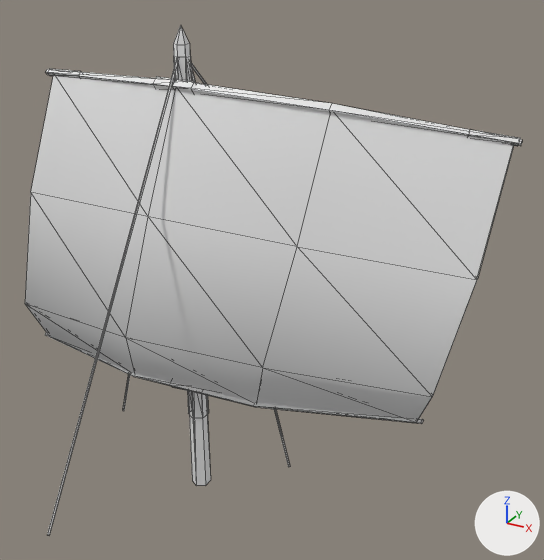
What one commit did to the COLLADA model binaries/data/mods/public/art/meshes/props/pers_fishship_sail.dae.
The view is the same before and after, from a 50 mm camera at (0.0704, -0.1118, 0.0962) aimed at (0.0088, 0.0, 0.0402). Arrows for +X, +Y and +Z are at lower right; the lights stay in place. Mesh edges are drawn as thin lines. Materials are left out; every surface is plain grey. Vertices at the same position are counted once.

Names of what the first picture shows: 'Mast'.
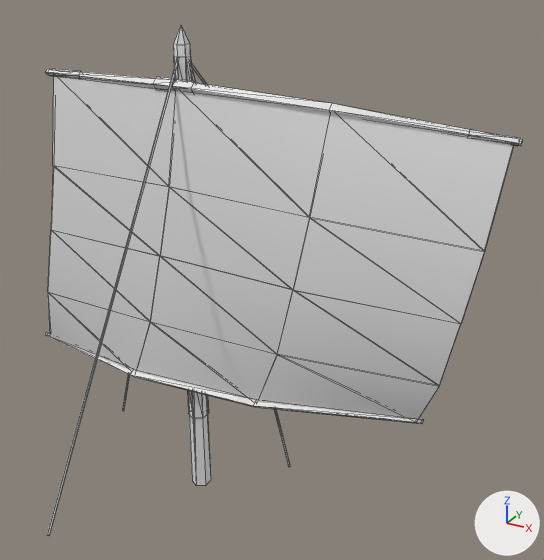
What the commit changed:
me_mast_geometry is used by ob_mast; location (0.0, 0.0, 0.0).
me_mast_geometry had 213 vertices, 238 faces and spanned x -0.0377..0.051, y -0.0521..0.0524, z 0.0001..0.0856.
me_mast_geometry now has 217 vertices, 250 faces and spans x -0.0377..0.051, y -0.0521..0.0524, z 0.0001..0.0856.
me_mast_geometry part 1: the loose piece of 8 vertices spanning x -0.0034..0.0035, y -0.0168..-0.0144, z 0.0222..0.0242 is deleted.
Part 2, on me_mast_geometry:
4 vertices are removed from x -0.0254..0.0189, y -0.0239..-0.0209, z 0.0354..0.0582.
20 faces are deleted.
12 vertices move from x -0.0308..0.0488, y -0.0243..-0.0125, z 0.0339..0.0582 to x -0.0308..0.0488, y -0.0176..-0.0102, z 0.0339..0.0615.
16 vertices are added at x -0.0279..0.0467, y -0.0175..-0.0104, z 0.0354..0.0615.
40 new faces join them.

Pixel boxes (x1, y1, x2, y2) of what changed, in the pictures (544 x 560 px):
'Mast', reshaped
    before: (25, 25, 522, 535)
    after: (45, 25, 522, 535)
part 1 of me_mast_geometry, deleted
    before: (170, 382, 205, 395)
part 2 of me_mast_geometry, built on
    before: (25, 75, 513, 421)
    after: (48, 75, 513, 420)
